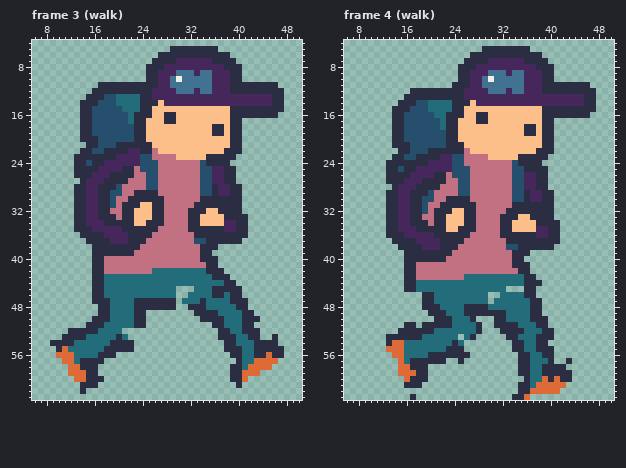
Two states of a pixel-art file, res/img/fishertown.aseprite. Above is the file before it was changed.
64x64 pixels, 7 frames. Shown: frame 3 (walk): x 6..50, y 4..63; frame 4 (walk): x 6..50, y 4..63. The commit also changed other frames, which this record leaves out.
After:
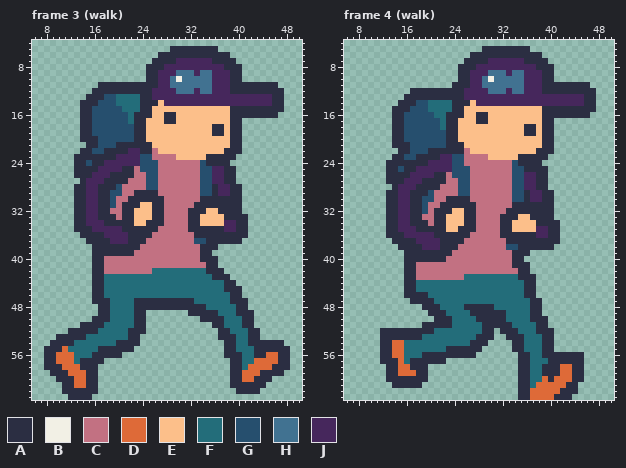
Palette (. is transparent): A #2b2e42  B #f2f0e5  C #c27182  D #de6a38  E #fcbf8a  F #236d7a  G #264f6e  H #417291  J #46275c
What changed:
Changed rows in their new state; - is an unchanged pixel.
Frame 3 (walk), layers "Layer 3", "Layer 2":
first column x 8:
45 ----------------------FFF---FF-----------
46 ----------------------FF----FF-----------
47 ----------------------AAA-F--------------
48 ----------------------AA-----------------
49 ------------------------A-------A--------
50 -----------------------------------.-----
51 ------A----------------------------------
52 -------------FAAA----------------F-------
53 --A---------F-AA----------------------.--
54 -----------F---A------------------A----A-
55 AA-------A----------------------F-------A
56 AA------A---A-----------------A-------D-A
57 AAD----------------------------A-------AA
58 AAAD----------------------------------AAA
59 -AAA--------------------------------AAAA-
60 --AAA----.------------------------DAAA---
61 ---AADD------------------------A-AAAA----
62 ---AAA-AA-----------------------AAAA-----
63 ----AAAA---------------------------------
Frame 4 (walk), layer "Layer 2":
first column x 12:
43 -----------------------A----------
44 --------------------------.-------
45 ---------------------FFF----------
46 ----AAA-F---------FF--------------
47 -----AA-----------F---------------
48 ------------------A---------------
49 --------------F-------------------
50 ---------------FAAA---------------
51 ----..----------FAA---F-----------
52 AAA-------------FAA----F--A-------
53 A------------F-FAAA----A--F-------
54 A-----------F-FAAA--------F-A-----
55 AA------------AAA---------F-------
56 AA-----A-------A-------------AAAAA
57 AAA----------.---------------AA-AA
58 -AA---------------------------DDAA
59 -AA---------------------------DDAA
60 -AAAA------------------A------DDAA
61 --AA---------------------------AA-
62 ------------------------------AAA-
63 -----.----------------.-ADDDDAAA--
Where, in picture pixels (left, top, right, bottom), the same in both pictures:
changed: (176, 286, 290, 394)
changed: (44, 322, 146, 400)
changed: (452, 274, 584, 400)
changed: (380, 292, 434, 400)
